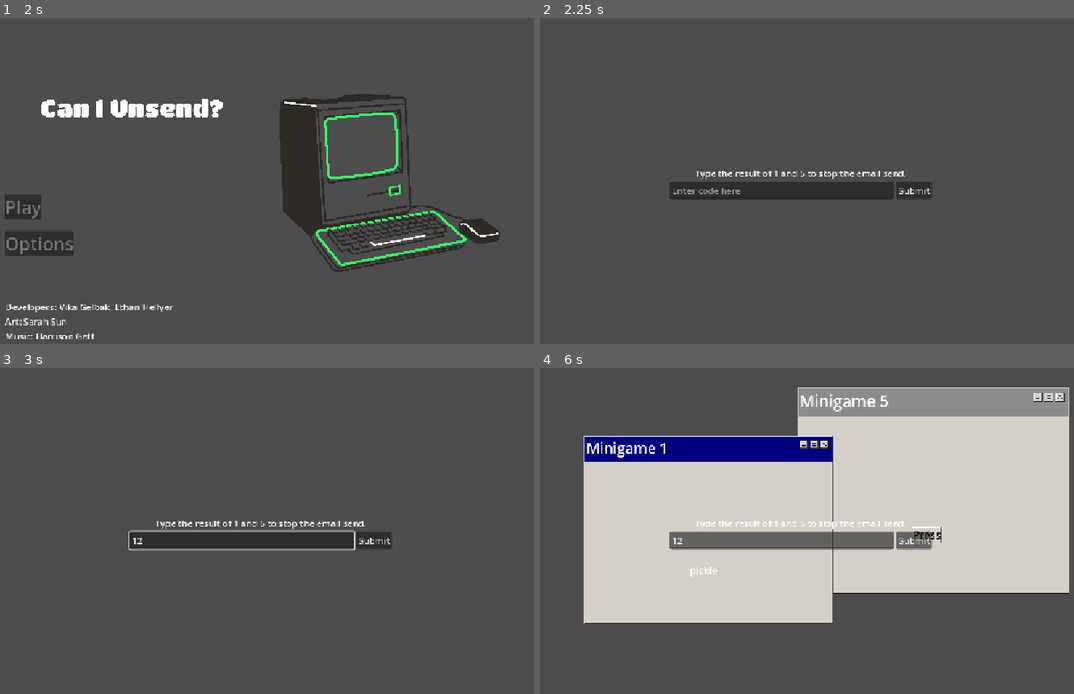
Above: before the commit, frames 1-4 (two rows, left to right).
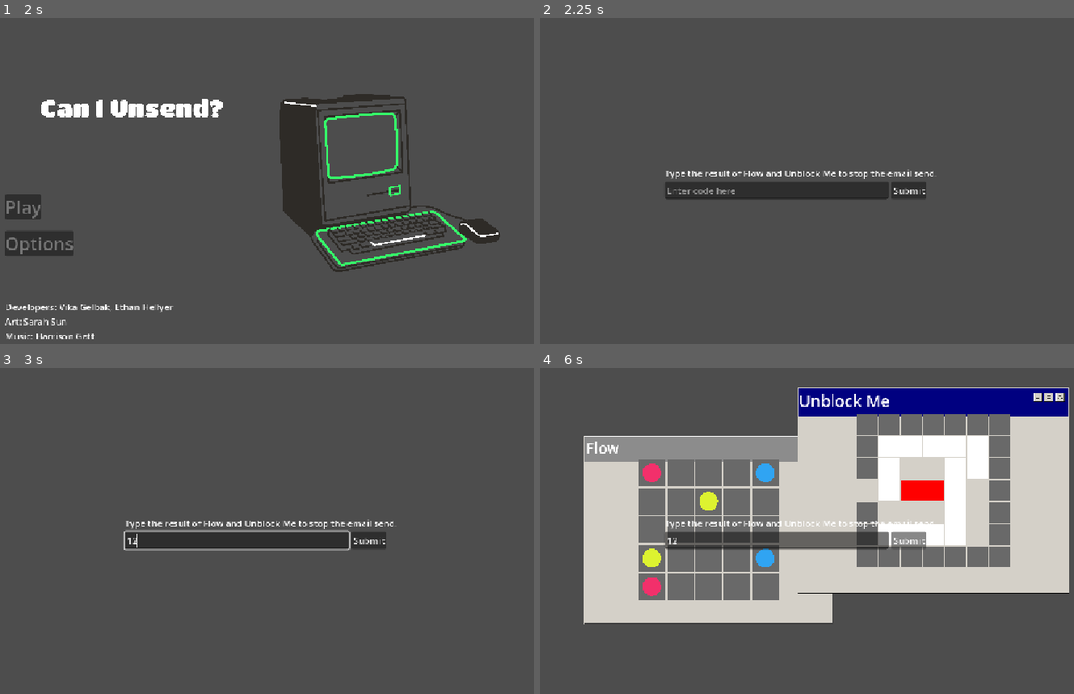
Above: after the commit, the same moments.

Repository: Vikociraptor/can_i_unsend
Game: Godot game, scene res://MainMenu.tscn
The game is run twice, just before and just after one commit, with the same random seed, the same clock (stepped at 60 frames per second) and the same inputs.
Inputs (mouse positions are in pixels of both pictures, inside the frame that each line leads up to):
- Up to frame 1 (2 s): click (37, 242) at 0.5 s; click "X" at 1.25 s
- Up to frame 2 (2.25 s): click (561, 207) at 2 s
- Up to frame 3 (3 s): click (240, 540) at 2.77 s; type "12" at 2.85 s
- Up to frame 4 (6 s): click "Submit" at 3.5 s; click (801, 446) at 4.27 s; click (812, 446) at 5.02 s; click "Press" (after the commit: "Submit") at 5.75 s

Frame 1 is identical in both runs. In frame 2, 0.9% of the frame differs, in the area x 23-75%, y 46-56%; in frame 3, 0.8%; in frame 4, 28%, in the area x 8-99%, y 6-72%.

Commit message:
Added the minigames to the windows

Diff:
--- a/MainGameLoop.tscn
+++ b/MainGameLoop.tscn
@@ -1,15 +1,12 @@
 [gd_scene format=3 uid="uid://55ds3wfdppjn"]
 
 [ext_resource type="Script" uid="uid://cs1fv7gi2r4kl" path="res://main_game_loop.gd" id="1_v8d43"]
-[ext_resource type="PackedScene" uid="uid://cl5k1ukegm5iq" path="res://minigames/minigame_1.tscn" id="2_h46g1"]
-[ext_resource type="PackedScene" uid="uid://bccty0v2444h" path="res://minigames/minigame_2.tscn" id="3_d1nqu"]
-[ext_resource type="PackedScene" uid="uid://33rtyino8sng" path="res://minigames/minigame_3.tscn" id="4_5n4ns"]
-[ext_resource type="PackedScene" uid="uid://lqsjt40j23nl" path="res://minigames/minigame_4.tscn" id="5_5n4ns"]
-[ext_resource type="PackedScene" uid="uid://dywojcuxeq3t4" path="res://minigames/minigame_5.tscn" id="6_e2yq2"]
+[ext_resource type="PackedScene" path="res://minigames/flow_minigame.tscn" id="7_flow"]
+[ext_resource type="PackedScene" path="res://minigames/unblock_minigame.tscn" id="8_unblock"]
 
 [node name="MainGameLoop" type="Node2D" unique_id=682557079]
 script = ExtResource("1_v8d43")
-all_minigames = Array[PackedScene]([ExtResource("2_h46g1"), ExtResource("3_d1nqu"), ExtResource("4_5n4ns"), ExtResource("5_5n4ns"), ExtResource("6_e2yq2")])
+all_minigames = Array[PackedScene]([ExtResource("7_flow"), ExtResource("8_unblock")])
 
 [node name="CanvasLayer" type="CanvasLayer" parent="." unique_id=672813929]
 
--- a/Scripts/Flow/flow_grid.gd
+++ b/Scripts/Flow/flow_grid.gd
@@ -31,6 +31,9 @@
 var levelWon = false
 var levelLost = false
 
+# Turned off while this grid sits in a minigame window that isn't the active one.
+var interactive = true
+
 func _ready() -> void:
 	# Read the strings into the grid, collecting the cells of each dot.
 	for y in layout.size():
@@ -52,13 +55,22 @@
 			return
 		colours[c] = colour_for(c)
 
+	# Inside a minigame window there's no camera, the window positions the grid instead.
+	if camera:
+		camera.position = get_bounds().get_center()
+
+# The area the grid draws over, in local pixels.
+func get_bounds() -> Rect2:
 	var step = gridSize + padding
-	var lastCell = Vector2(layout[0].length() - 1, layout.size() - 1)
-	camera.position = lastCell * step / 2.0
+	var cells = Vector2(layout[0].length(), layout.size())
+	return Rect2(Vector2.ONE * -gridSize / 2.0, cells * step - Vector2.ONE * padding)
 
 # Left press on a dot starts a line, dragging extends it, releasing stops. Right click deletes a line.
 func _unhandled_input(event: InputEvent) -> void:
 	if grid.is_empty() or levelWon or levelLost:
+		return
+	# A line already being dragged can still be finished.
+	if not interactive and drawingLine == "":
 		return
 	if event is InputEventMouseButton and event.button_index == MOUSE_BUTTON_LEFT:
 		if event.pressed:
--- a/Scripts/UnblockMe/grid.gd
+++ b/Scripts/UnblockMe/grid.gd
@@ -34,6 +34,9 @@
 
 var levelWon = false
 var levelLost = false
+
+# Turned off while this grid sits in a minigame window that isn't the active one.
+var interactive = true
 
 func _ready() -> void:
 	# Read the strings into the grid, collecting the cells of each block.
@@ -72,11 +75,18 @@
 		add_child(block)
 		blockNodes[c] = block
 
-	var lastCell = Vector2(layout[0].length() - 1, layout.size() - 1)
-	camera.position = lastCell * step / 2.0
+	# Inside a minigame window there's no camera, the window positions the grid instead.
+	if camera:
+		camera.position = get_bounds().get_center()
+
+# The area the grid draws over in local pixels, including the border ring.
+func get_bounds() -> Rect2:
+	var step = gridSize + padding
+	var cells = Vector2(layout[0].length() + 2, layout.size() + 2)
+	return Rect2(Vector2.ONE * (-step - gridSize / 2.0), cells * step - Vector2.ONE * padding)
 
 func _unhandled_input(event: InputEvent) -> void:
-	if event is InputEventMouseButton and event.button_index == MOUSE_BUTTON_LEFT and event.pressed and !levelWon and !levelLost:
+	if event is InputEventMouseButton and event.button_index == MOUSE_BUTTON_LEFT and event.pressed and !levelWon and !levelLost and interactive:
 		var cell = Vector2i((make_input_local(event).position / (gridSize + padding)).round())
 		if is_clickable_cell(cell):
 			print("Clicked cell ", cell)
--- /dev/null
+++ b/minigames/flow_minigame.tscn
@@ -0,0 +1,141 @@
+[gd_scene format=3]
+
+[ext_resource type="Script" path="res://minigames/puzzle_minigame.gd" id="1_3jprq"]
+[ext_resource type="Script" uid="uid://crqdnptf5rq8v" path="res://Scripts/Flow/flow_grid.gd" id="6_grid"]
+[ext_resource type="Texture2D" uid="uid://3iyye5wcyugm" path="res://assets/RetroWindowsGUI/Window_Header.png" id="2_hhwsc"]
+[ext_resource type="Texture2D" uid="uid://7u4tja0fyhpm" path="res://assets/RetroWindowsGUI/Windows_Button.png" id="3_p0bon"]
+[ext_resource type="Texture2D" uid="uid://ko1w1ywfysu2" path="res://assets/RetroWindowsGUI/Windows_Button_Pressed.png" id="4_q6hqq"]
+[ext_resource type="Texture2D" uid="uid://cuki5h7pvmqyq" path="res://assets/RetroWindowsGUI/Windows_Icons.png" id="5_jbnu7"]
+
+[sub_resource type="StyleBoxTexture" id="StyleBoxTexture_0v6pm"]
+texture = ExtResource("3_p0bon")
+texture_margin_left = 2.0
+texture_margin_top = 2.0
+texture_margin_right = 2.0
+texture_margin_bottom = 2.0
+
+[sub_resource type="StyleBoxTexture" id="StyleBoxTexture_bvlth"]
+texture = ExtResource("4_q6hqq")
+texture_margin_left = 2.0
+texture_margin_top = 2.0
+texture_margin_right = 2.0
+texture_margin_bottom = 2.0
+
+[sub_resource type="StyleBoxTexture" id="StyleBoxTexture_cfbnv"]
+texture = ExtResource("3_p0bon")
+texture_margin_left = 2.0
+texture_margin_top = 2.0
+texture_margin_right = 2.0
+texture_margin_bottom = 2.0
+
+[sub_resource type="StyleBoxEmpty" id="StyleBoxEmpty_tpg87"]
+
+[sub_resource type="AtlasTexture" id="AtlasTexture_we7e7"]
+atlas = ExtResource("5_jbnu7")
+region = Rect2(96, 0, 16, 16)
+
+[sub_resource type="AtlasTexture" id="AtlasTexture_elwks"]
+atlas = ExtResource("5_jbnu7")
+region = Rect2(80, 0, 16, 16)
+
+[sub_resource type="AtlasTexture" id="AtlasTexture_ymfxl"]
+atlas = ExtResource("5_jbnu7")
+region = Rect2(48, 0, 16, 16)
+
+[sub_resource type="RectangleShape2D" id="RectangleShape2D_be312"]
+size = Vector2(496.5, 55)
+
+[node name="FlowMinigame" type="Node2D" unique_id=553078582 node_paths=PackedStringArray("game")]
+script = ExtResource("1_3jprq")
+display_name = "Flow"
+game = NodePath("Grid")
+
+[node name="Window" type="NinePatchRect" parent="." unique_id=1527480438]
+custom_minimum_size = Vector2(400, 300)
+offset_left = 293.0
+offset_top = 68.0
+offset_right = 877.0
+offset_bottom = 509.0
+texture = ExtResource("2_hhwsc")
+patch_margin_left = 3
+patch_margin_top = 23
+patch_margin_right = 3
+patch_margin_bottom = 3
+
+[node name="Title" type="Label" parent="Window" unique_id=347976614]
+layout_mode = 0
+offset_right = 190.0
+offset_bottom = 47.0
+grow_horizontal = 2
+offset_transform_enabled = true
+offset_transform_position = Vector2(6, 5)
+theme_override_font_sizes/font_size = 34
+text = "Flow"
+
+[node name="HBoxContainer" type="HBoxContainer" parent="Window" unique_id=122604830]
+layout_mode = 1
+anchors_preset = 1
+anchor_left = 1.0
+anchor_right = 1.0
+offset_left = -79.0
+offset_top = 11.0
+offset_right = -11.0
+offset_bottom = 31.0
+grow_horizontal = 0
+
+[node name="Minimise" type="Button" parent="Window/HBoxContainer" unique_id=1506732584]
+custom_minimum_size = Vector2(16, 16)
+layout_mode = 2
+theme_override_styles/normal = SubResource("StyleBoxTexture_0v6pm")
+theme_override_styles/pressed = SubResource("StyleBoxTexture_bvlth")
+theme_override_styles/hover = SubResource("StyleBoxTexture_cfbnv")
+theme_override_styles/focus = SubResource("StyleBoxEmpty_tpg87")
+icon = SubResource("AtlasTexture_we7e7")
+
+[node name="Maximise" type="Button" parent="Window/HBoxContainer" unique_id=1035487594]
+custom_minimum_size = Vector2(16, 16)
+layout_mode = 2
+theme_override_styles/normal = SubResource("StyleBoxTexture_0v6pm")
+theme_override_styles/pressed = SubResource("StyleBoxTexture_bvlth")
+theme_override_styles/hover = SubResource("StyleBoxTexture_cfbnv")
+theme_override_styles/focus = SubResource("StyleBoxEmpty_tpg87")
+icon = SubResource("AtlasTexture_elwks")
+
+[node name="Close" type="Button" parent="Window/HBoxContainer" unique_id=477217186]
+custom_minimum_size = Vector2(16, 16)
+layout_mode = 2
+theme_override_styles/normal = SubResource("StyleBoxTexture_0v6pm")
+theme_override_styles/pressed = SubResource("StyleBoxTexture_bvlth")
+theme_override_styles/hover = SubResource("StyleBoxTexture_cfbnv")
+theme_override_styles/focus = SubResource("StyleBoxEmpty_tpg87")
+icon = SubResource("AtlasTexture_ymfxl")
+
+[node name="GameArea" type="Control" parent="Window"]
+layout_mode = 0
+offset_left = 12.0
+offset_top = 56.0
+offset_right = 572.0
+offset_bottom = 384.0
+mouse_filter = 2
+
+[node name="Grid" type="Node2D" parent="."]
+script = ExtResource("6_grid")
+
+[node name="Result" type="Label" parent="." unique_id=1376386682]
+offset_left = 305.0
+offset_top = 460.0
+offset_right = 865.0
+offset_bottom = 500.0
+theme_override_colors/font_color = Color(0, 0, 0, 1)
+theme_override_font_sizes/font_size = 23
+horizontal_alignment = 1
+vertical_alignment = 1
+
+[node name="MoveArea" type="Area2D" parent="." unique_id=2037982697]
+
+[node name="CollisionShape2D" type="CollisionShape2D" parent="MoveArea" unique_id=1544029002]
+position = Vector2(545.75, 100.5)
+shape = SubResource("RectangleShape2D_be312")
+
+[connection signal="mouse_entered" from="MoveArea" to="." method="_on_move_area_mouse_entered"]
+[connection signal="mouse_exited" from="MoveArea" to="." method="_on_move_area_mouse_exited"]
--- a/minigames/minigame.gd
+++ b/minigames/minigame.gd
@@ -10,8 +10,9 @@
 const HEADER_INACTIVE := preload("res://assets/RetroWindowsGUI/Window_Header_Inactive.png")
 
 @onready var window: NinePatchRect = $Window
-@onready var button: Button = $Button/Button
-@onready var button_holder: Control = $Button
+# Only the placeholder minigames have a Press button.
+@onready var button: Button = get_node_or_null("Button/Button")
+@onready var button_holder: Control = get_node_or_null("Button")
 @onready var result: Label = $Result
 
 var active := false
@@ -66,7 +67,8 @@
 
 func show_result(word: String) -> void:
 	# Swap the button out for the result word in the same spot.
-	button.disabled = true
-	button_holder.hide()
+	if button:
+		button.disabled = true
+		button_holder.hide()
 	result.text = word
 	result.show()
--- /dev/null
+++ b/minigames/puzzle_minigame.gd
@@ -0,0 +1,35 @@
+# A minigame window that hosts a puzzle grid (FlowGrid, GridManager, ...).
+# The grid is scaled to fit Window/GameArea, only takes input while this window
+# is the active one, and the window finishes once the grid's levelWon turns true.
+extends "res://minigames/minigame.gd"
+
+# Any grid with levelWon, interactive and get_bounds().
+@export var game: Node2D
+
+@onready var game_area: Control = $Window/GameArea
+
+var solved := false
+
+func _ready() -> void:
+	super()
+	_fit_game_to_area()
+
+func _process(delta: float) -> void:
+	super(delta)
+	if not solved and game.levelWon:
+		solved = true
+		game.interactive = false
+		finished.emit()
+
+func set_active(value: bool) -> void:
+	super(value)
+	if game:
+		game.interactive = value and not solved
+
+# Scales the grid to the largest size that fits GameArea, centred in it.
+func _fit_game_to_area() -> void:
+	var area := Rect2(window.position + game_area.position, game_area.size)
+	var bounds: Rect2 = game.get_bounds()
+	var fit := minf(area.size.x / bounds.size.x, area.size.y / bounds.size.y)
+	game.scale = Vector2.ONE * fit
+	game.position = area.get_center() - bounds.get_center() * fit
--- /dev/null
+++ b/minigames/unblock_minigame.tscn
@@ -0,0 +1,143 @@
+[gd_scene format=3]
+
+[ext_resource type="Script" path="res://minigames/puzzle_minigame.gd" id="1_3jprq"]
+[ext_resource type="Script" uid="uid://mgogmh6aapox" path="res://Scripts/UnblockMe/grid.gd" id="6_grid"]
+[ext_resource type="PackedScene" uid="uid://b6bk20wwj8asn" path="res://PackedScenes/block.tscn" id="7_block"]
+[ext_resource type="Texture2D" uid="uid://3iyye5wcyugm" path="res://assets/RetroWindowsGUI/Window_Header.png" id="2_hhwsc"]
+[ext_resource type="Texture2D" uid="uid://7u4tja0fyhpm" path="res://assets/RetroWindowsGUI/Windows_Button.png" id="3_p0bon"]
+[ext_resource type="Texture2D" uid="uid://ko1w1ywfysu2" path="res://assets/RetroWindowsGUI/Windows_Button_Pressed.png" id="4_q6hqq"]
+[ext_resource type="Texture2D" uid="uid://cuki5h7pvmqyq" path="res://assets/RetroWindowsGUI/Windows_Icons.png" id="5_jbnu7"]
+
+[sub_resource type="StyleBoxTexture" id="StyleBoxTexture_0v6pm"]
+texture = ExtResource("3_p0bon")
+texture_margin_left = 2.0
+texture_margin_top = 2.0
+texture_margin_right = 2.0
+texture_margin_bottom = 2.0
+
+[sub_resource type="StyleBoxTexture" id="StyleBoxTexture_bvlth"]
+texture = ExtResource("4_q6hqq")
+texture_margin_left = 2.0
+texture_margin_top = 2.0
+texture_margin_right = 2.0
+texture_margin_bottom = 2.0
+
+[sub_resource type="StyleBoxTexture" id="StyleBoxTexture_cfbnv"]
+texture = ExtResource("3_p0bon")
+texture_margin_left = 2.0
+texture_margin_top = 2.0
+texture_margin_right = 2.0
+texture_margin_bottom = 2.0
+
+[sub_resource type="StyleBoxEmpty" id="StyleBoxEmpty_tpg87"]
+
+[sub_resource type="AtlasTexture" id="AtlasTexture_we7e7"]
+atlas = ExtResource("5_jbnu7")
+region = Rect2(96, 0, 16, 16)
+
+[sub_resource type="AtlasTexture" id="AtlasTexture_elwks"]
+atlas = ExtResource("5_jbnu7")
+region = Rect2(80, 0, 16, 16)
+
+[sub_resource type="AtlasTexture" id="AtlasTexture_ymfxl"]
+atlas = ExtResource("5_jbnu7")
+region = Rect2(48, 0, 16, 16)
+
+[sub_resource type="RectangleShape2D" id="RectangleShape2D_be312"]
+size = Vector2(496.5, 55)
+
+[node name="UnblockMinigame" type="Node2D" unique_id=553078582 node_paths=PackedStringArray("game")]
+script = ExtResource("1_3jprq")
+display_name = "Unblock Me"
+game = NodePath("Grid")
+
+[node name="Window" type="NinePatchRect" parent="." unique_id=1527480438]
+custom_minimum_size = Vector2(400, 300)
+offset_left = 293.0
+offset_top = 68.0
+offset_right = 877.0
+offset_bottom = 509.0
+texture = ExtResource("2_hhwsc")
+patch_margin_left = 3
+patch_margin_top = 23
+patch_margin_right = 3
+patch_margin_bottom = 3
+
+[node name="Title" type="Label" parent="Window" unique_id=347976614]
+layout_mode = 0
+offset_right = 190.0
+offset_bottom = 47.0
+grow_horizontal = 2
+offset_transform_enabled = true
+offset_transform_position = Vector2(6, 5)
+theme_override_font_sizes/font_size = 34
+text = "Unblock Me"
+
+[node name="HBoxContainer" type="HBoxContainer" parent="Window" unique_id=122604830]
+layout_mode = 1
+anchors_preset = 1
+anchor_left = 1.0
+anchor_right = 1.0
+offset_left = -79.0
+offset_top = 11.0
+offset_right = -11.0
+offset_bottom = 31.0
+grow_horizontal = 0
+
+[node name="Minimise" type="Button" parent="Window/HBoxContainer" unique_id=1506732584]
+custom_minimum_size = Vector2(16, 16)
+layout_mode = 2
+theme_override_styles/normal = SubResource("StyleBoxTexture_0v6pm")
+theme_override_styles/pressed = SubResource("StyleBoxTexture_bvlth")
+theme_override_styles/hover = SubResource("StyleBoxTexture_cfbnv")
+theme_override_styles/focus = SubResource("StyleBoxEmpty_tpg87")
+icon = SubResource("AtlasTexture_we7e7")
+
+[node name="Maximise" type="Button" parent="Window/HBoxContainer" unique_id=1035487594]
+custom_minimum_size = Vector2(16, 16)
+layout_mode = 2
+theme_override_styles/normal = SubResource("StyleBoxTexture_0v6pm")
+theme_override_styles/pressed = SubResource("StyleBoxTexture_bvlth")
+theme_override_styles/hover = SubResource("StyleBoxTexture_cfbnv")
+theme_override_styles/focus = SubResource("StyleBoxEmpty_tpg87")
+icon = SubResource("AtlasTexture_elwks")
+
+[node name="Close" type="Button" parent="Window/HBoxContainer" unique_id=477217186]
+custom_minimum_size = Vector2(16, 16)
+layout_mode = 2
+theme_override_styles/normal = SubResource("StyleBoxTexture_0v6pm")
+theme_override_styles/pressed = SubResource("StyleBoxTexture_bvlth")
+theme_override_styles/hover = SubResource("StyleBoxTexture_cfbnv")
+theme_override_styles/focus = SubResource("StyleBoxEmpty_tpg87")
+icon = SubResource("AtlasTexture_ymfxl")
+
+[node name="GameArea" type="Control" parent="Window"]
+layout_mode = 0
+offset_left = 12.0
+offset_top = 56.0
+offset_right = 572.0
+offset_bottom = 384.0
+mouse_filter = 2
+
+[node name="Grid" type="Node2D" parent="."]
+script = ExtResource("6_grid")
+obstacleBlock = ExtResource("7_block")
+
+[node name="Result" type="Label" parent="." unique_id=1376386682]
+offset_left = 305.0
+offset_top = 460.0
+offset_right = 865.0
+offset_bottom = 500.0
+theme_override_colors/font_color = Color(0, 0, 0, 1)
+theme_override_font_sizes/font_size = 23
+horizontal_alignment = 1
+vertical_alignment = 1
+
+[node name="MoveArea" type="Area2D" parent="." unique_id=2037982697]
+
+[node name="CollisionShape2D" type="CollisionShape2D" parent="MoveArea" unique_id=1544029002]
+position = Vector2(545.75, 100.5)
+shape = SubResource("RectangleShape2D_be312")
+
+[connection signal="mouse_entered" from="MoveArea" to="." method="_on_move_area_mouse_entered"]
+[connection signal="mouse_exited" from="MoveArea" to="." method="_on_move_area_mouse_exited"]
Not shown, added: minigames/puzzle_minigame.gd.uid
